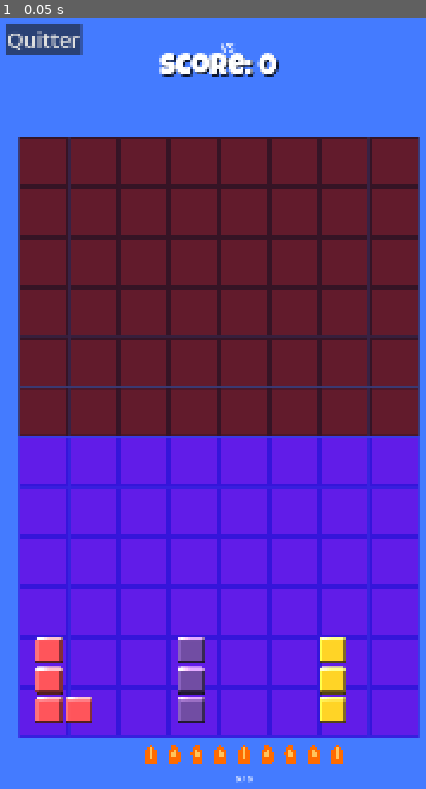
Above: before the commit, frame 1.
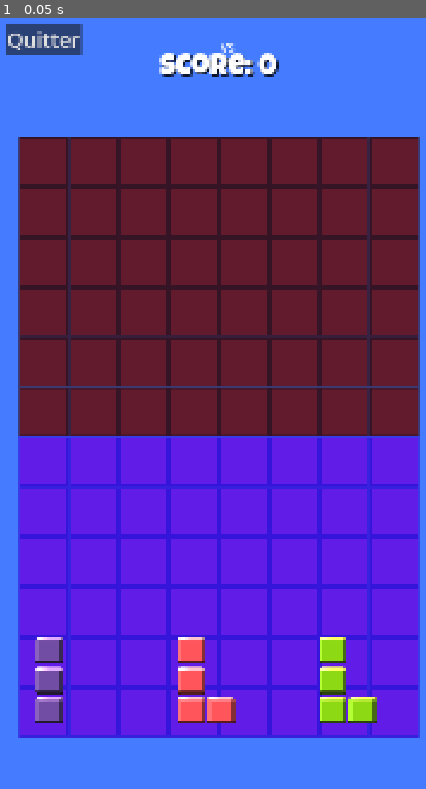
Above: after the commit, the same moment.

Repository: flashfireZ/Blocky-Game
Game: Godot game, scene res://scenes/minigames/BlockGame_Multiplayer/MainBlockGameMultiplayer.tscn
Same seed, same stepped clock (60 frames per second), same inputs: the game is played once before the commit and once after it. This scene is started directly instead of the project's main scene. The engine's default icon, where the game draws it, is replaced by a stand-in: a white triangle on a blue panel in a dark square.
Inputs:
- Up to frame 1 (0.05 s): no input

The runs differ from the first frame. In frame 1, 3.1% of the frame differs, in the area x 8-89%, y 80-100%.

Commit message:
suppression fonctionnalité elixir

Diff:
--- a/scenes/minigames/BlockGame_Multiplayer/MainBlockGameMultiplayer.tscn
+++ b/scenes/minigames/BlockGame_Multiplayer/MainBlockGameMultiplayer.tscn
@@ -10,7 +10,6 @@
 [ext_resource type="Texture2D" uid="uid://1d7eexj3bkmg" path="res://icon.svg" id="6_3sh80"]
 [ext_resource type="PackedScene" uid="uid://cjglfnr2g545c" path="res://scenes/minigames/BlockGame_Multiplayer/TypesPieces/piece_3M.tscn" id="6_6l4vd"]
 [ext_resource type="PackedScene" uid="uid://bg3j0h8tys20y" path="res://scenes/minigames/BlockGame_Multiplayer/TypesPieces/piece_2M.tscn" id="7_1wyxg"]
-[ext_resource type="Script" uid="uid://cuc7pdivr0n47" path="res://scenes/minigames/BlockGame_Multiplayer/flame_bar.gd" id="12_6l4vd"]
 [ext_resource type="Script" uid="uid://cqncrpopjqynw" path="res://scenes/minigames/BlockGame_Multiplayer/game_state_manager.gd" id="37_vjgw5"]
 
 [node name="MainBlockGame" type="Node2D" unique_id=1230392537]
@@ -54,7 +53,7 @@
 z_index = 10
 position = Vector2(0, 1500)
 script = ExtResource("3_o3l3v")
-piece_templates = Array[PackedScene]([ExtResource("5_3sh80"), ExtResource("6_6l4vd"), ExtResource("7_1wyxg")])
+piece_templates = Array[PackedScene]([ExtResource("7_1wyxg"), ExtResource("6_6l4vd"), ExtResource("5_3sh80")])
 
 [node name="ScoreLabel" type="Label" parent="." unique_id=1413456945]
 offset_left = 239.0
@@ -204,10 +203,6 @@
 theme_override_font_sizes/font_size = 29
 text = "ID Opponent"
 
-[node name="Node2D" type="Node2D" parent="." unique_id=1059243946]
-script = ExtResource("12_6l4vd")
-bar_position = Vector2(600, 1780)
-
 [connection signal="pressed" from="BackgroundPrincipal/Button" to="BackgroundPrincipal" method="_on_button_pressed"]
 [connection signal="pressed" from="GameOverUI/Background/RestartButton" to="GameOverUI" method="_on_restart_button_pressed"]
 [connection signal="pressed" from="GameOverUI/Background/QuitButton" to="GameOverUI" method="_on_quit_button_pressed"]
--- a/scenes/minigames/BlockGame_Multiplayer/grid_multiplayer.gd
+++ b/scenes/minigames/BlockGame_Multiplayer/grid_multiplayer.gd
@@ -504,36 +504,3 @@
 			emit_signal("game_over", "opponent")
 
 # ══════════════════════════════════════════════════════════════════════════════
-#  SYSTÈME DE FLAMMES (type Élixir Clash Royale)
-#  - Max : 9 flammes
-#  - Régénération : 1 flamme/seconde
-#  - Coût d'une pièce : égal à son nombre de blocs
-# ══════════════════════════════════════════════════════════════════════════════
-const FLAME_MAX      : int   = 9
-const FLAME_REGEN    : float = 1.0   # secondes par flamme
-
-var flames         : float = float(FLAME_MAX)   # valeur courante (float pour regen lisse)
-var _flame_timer   : float = 0.0
-
-signal flames_changed(current: int, maximum: int)
-
-func _process(delta: float):
-	if flames < float(FLAME_MAX):
-		_flame_timer += delta
-		if _flame_timer >= FLAME_REGEN:
-			_flame_timer -= FLAME_REGEN
-			flames = min(flames + 1.0, float(FLAME_MAX))
-			emit_signal("flames_changed", int(flames), FLAME_MAX)
-
-# Retourne true si le joueur a assez de flammes, et les dépense
-func can_spend_flames(cost: int) -> bool:
-	if int(flames) >= cost:
-		flames -= float(cost)
-		_flame_timer = 0.0   # reset le timer à chaque dépense
-		emit_signal("flames_changed", int(flames), FLAME_MAX)
-		return true
-	return false
-
-# Pour l'affichage en temps réel (barre lisse)
-func get_flames_exact() -> float:
-	return flames
--- a/scenes/minigames/BlockGame_Multiplayer/piece_multiplayer.gd
+++ b/scenes/minigames/BlockGame_Multiplayer/piece_multiplayer.gd
@@ -150,15 +150,6 @@
 	if blocks.is_empty():
 		return_to_start(); return
 
-	# ── Vérification des flammes ─────────────────────────────────────────────
-	# Coût = nombre de blocs. On vérifie ET dépense en une seule fois.
-	var flame_cost = blocks.size()
-	if not grid.can_spend_flames(flame_cost):
-		print("[PIECE] Pas assez de flammes (coût=", flame_cost, " dispo=", int(grid.flames), ")")
-		_shake_feedback()
-		return_to_start()
-		return
-	print("[PIECE] Flammes dépensées : ", flame_cost, " | reste : ", int(grid.flames))
 
 	var placement_data: Array = []
 	var coords_only:    Array = []
